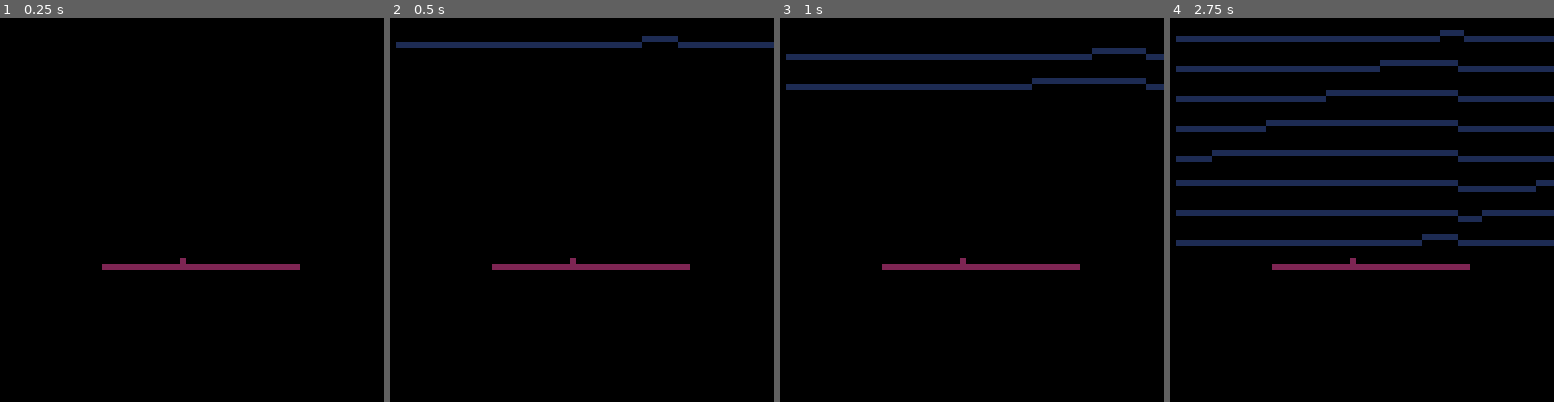
Above: before the commit, frames 1-4 (left to right).
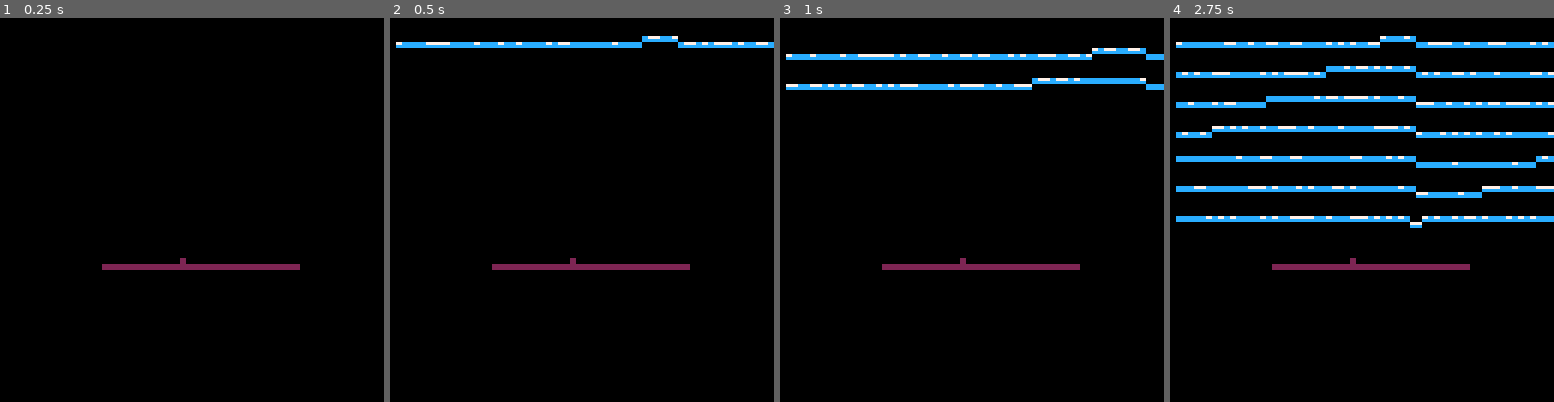
Above: after the commit, the same moments.

Repository: t-mw/herbarium
Game: PICO-8 cartridge ld38.p8
Same seed, same stepped clock (60 frames per second), same inputs: the game is played once before the commit and once after it.
Inputs:
- Up to frame 1 (0.25 s): no input
- Up to frame 2 (0.5 s): no input
- Up to frame 3 (1 s): no input
- Up to frame 4 (2.75 s): no input

Frame 1 is identical in both runs. In frame 2, 1.5% of the frame differs, in the area x 1-100%, y 4-8%; in frame 3, 3.1%; in frame 4, 22%, in the area x 1-100%, y 3-60%.

Commit message:
Add shimmer effect

Diff:
--- a/ld38.p8
+++ b/ld38.p8
@@ -128,11 +128,20 @@
   update_voxel_ptr = idx
 end
 
-function draw_voxel(x, y, clr)
-  pset(x*2, y*2, clr)
-  pset(x*2, y*2+1, clr)
-  pset(x*2+1, y*2+1, clr)
-  pset(x*2+1, y*2, clr)
+function draw_voxel(x, y, clr1, clr2)
+  local rnd = rnd(1)
+
+  if rnd < 0.6 then
+    pset(x*2, y*2, clr1)
+    pset(x*2, y*2+1, clr1)
+    pset(x*2+1, y*2, clr1)
+    pset(x*2+1, y*2+1, clr1)
+  else
+    pset(x*2, y*2, clr2)
+    pset(x*2, y*2+1, clr1)
+    pset(x*2+1, y*2, clr2)
+    pset(x*2+1, y*2+1, clr1)
+  end
 end
 
 function _draw()
@@ -143,9 +152,9 @@
     for y=1,HEIGHT do
       local vxl = voxels[from_2d_idx(x, y)]
       if vxl == VOXEL_TYPE.WATER then
-        draw_voxel(x, y, 1)
+        draw_voxel(x, y, 12, 7)
       elseif vxl == VOXEL_TYPE.SOLID then
-        draw_voxel(x, y, 2)
+        draw_voxel(x, y, 2, 2)
       end
     end
   end
